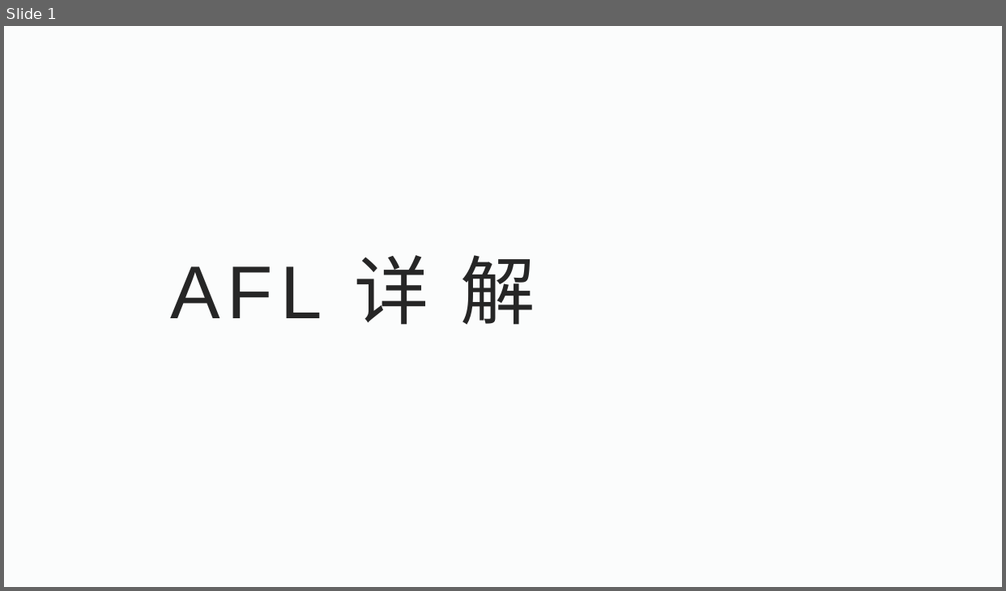
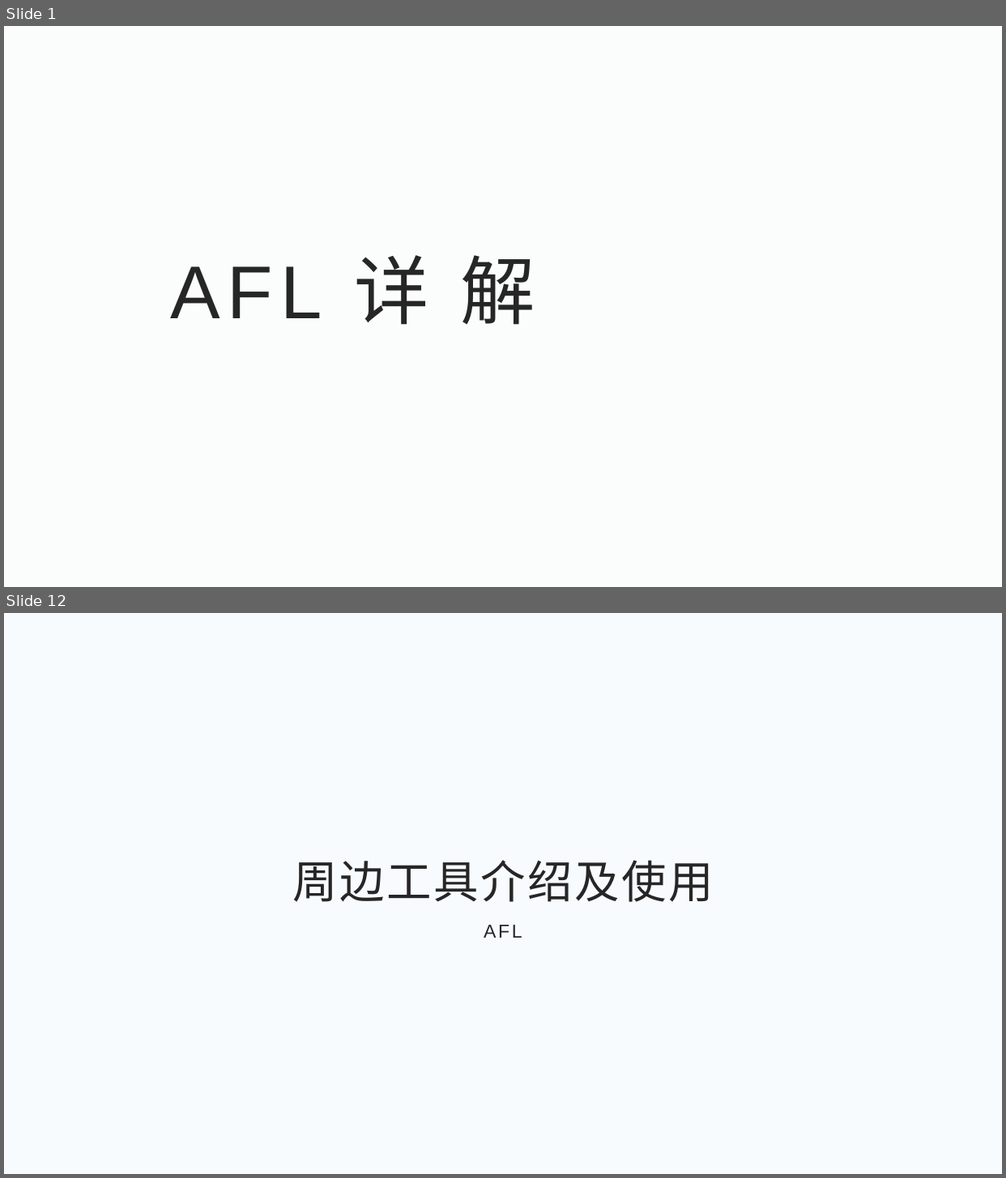
Before and after one commit to WayneDevMaze/Fuzzing-Introduction, a slide deck: Part2-AFL-pattern/AFL详解.pptx. Shown one above the other, each under a label of ours: slide 1 before the commit, slides 1 and 12 after it; the slides between them are not shown. The pictures are 1006x591 and 1006x1178 pixels, drawn with LibreOffice and Linux fonts; fonts in the diff are those of the drawing; background and template pictures are left out. Boxes give left, top, right and bottom in pixels: in the first picture for what was removed or moved away, otherwise in the second. Text is boxed around its words. In the diff, an @@ line names an element or a change of style, - is before the commit and + after.

```diff
--- a/Part2-AFL-pattern/AFL详解.pptx
+++ b/Part2-AFL-pattern/AFL详解.pptx
@@ slide 12 added at (x1=4, y1=613, x2=1002, y2=1174), background #F8FBFE @@
@@ title added at (x1=292, y1=860, x2=713, y2=902), 43.2 pt, text #262626 @@
+周边工具介绍及使用
@@ subtitle added at (x1=484, y1=925, x2=522, y2=938), 18 pt, text #262626 @@
+AFL
```
Also in this commit, not shown: 1 slide changed, 12 other slides added, 1 other file.
